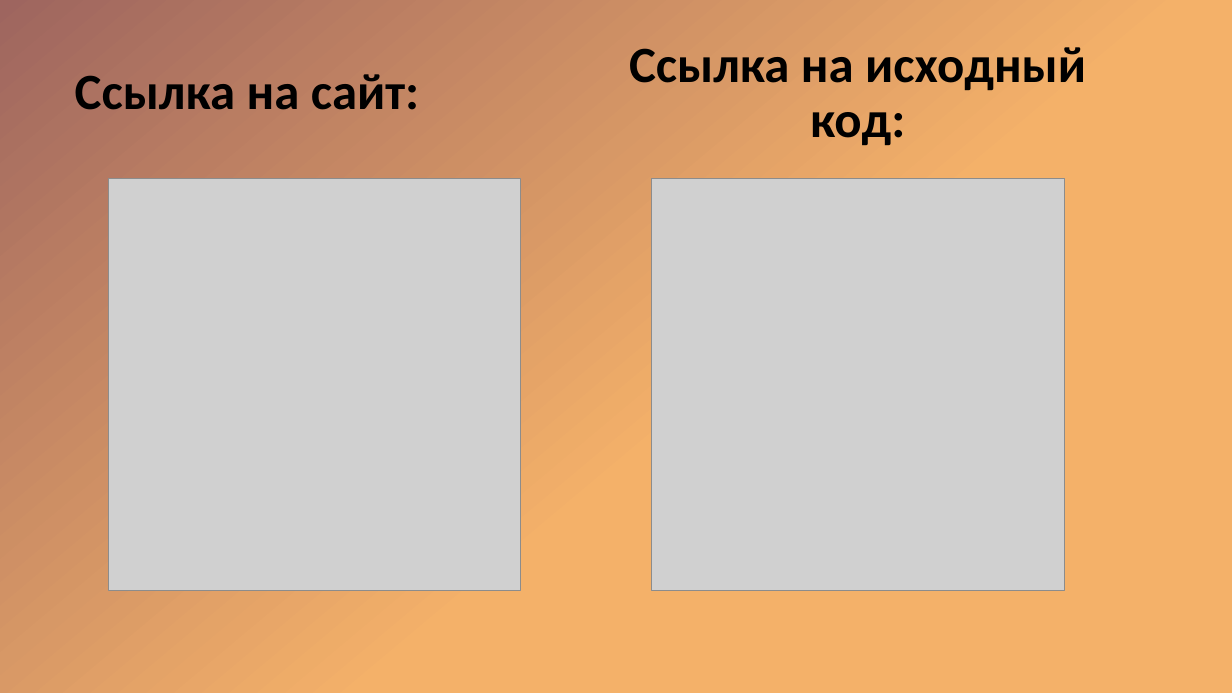
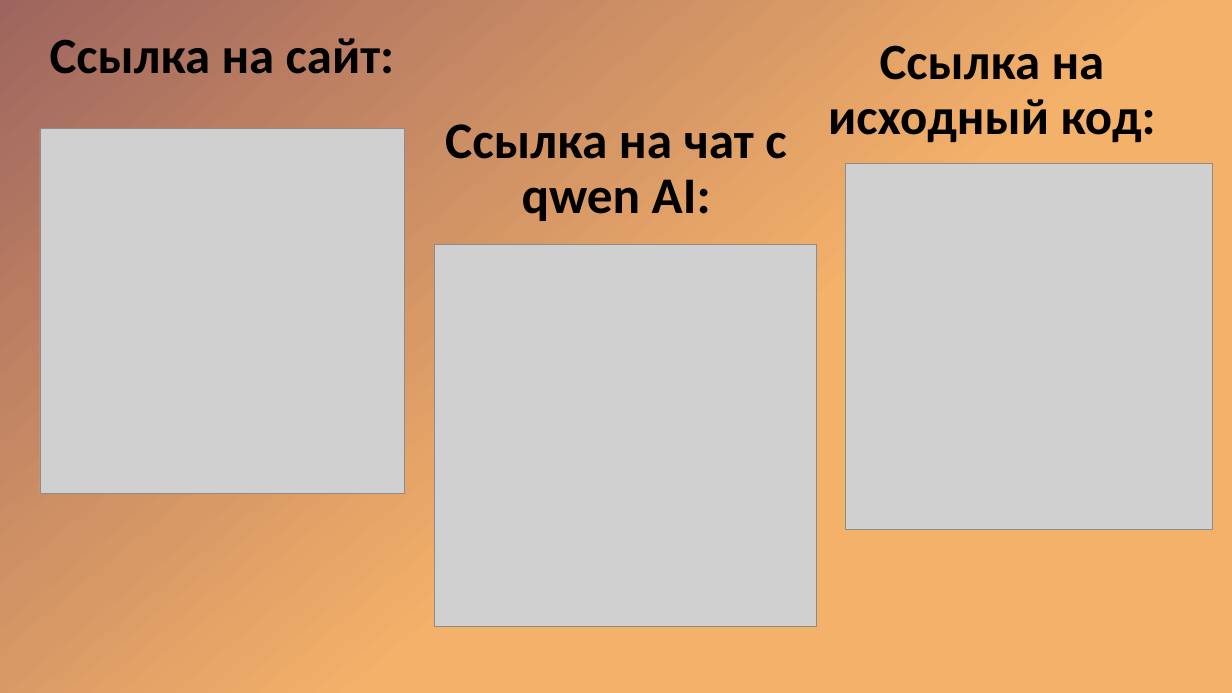
Before and after one commit to andretabunov/check_your_password, a slide deck: slide 10 of Презентация 1.pptx. Drawn at 1232x693 pixels with LibreOffice and Linux fonts; fonts in the diff are those of the drawing; grey boxes stand for pictures. Boxes give left, top, right and bottom in pixels: in the first picture for what was removed or moved away, otherwise in the second. Text is boxed around its words. In the diff, an @@ line names an element or a change of style, - is before the commit and + after.

Commit message:
Добавил qr на чат с квеном

```diff
--- a/Презентация 1.pptx
+++ b/Презентация 1.pptx
@@ title "Ссылка на сайт:": place and size @@
-title "Ссылка на сайт:" at (75,74,419,110)
+title "Ссылка на сайт:" at (50,38,394,74)
@@ text "Ссылка на исходный код:" rewrapped from (629,47,1086,146) to (828,45,1156,143) @@
@@ picture: place and size @@
-picture at (108,178,521,592)
+picture at (40,128,404,493)
@@ text added at (445,124,786,221), 40 pt, text #000000, bold @@
+Ссылка на чат с qwen AI:
@@ picture: place and size @@
-picture at (652,178,1065,592)
+picture at (847,164,1214,531)
@@ picture added at (434,245,817,628) @@
```
